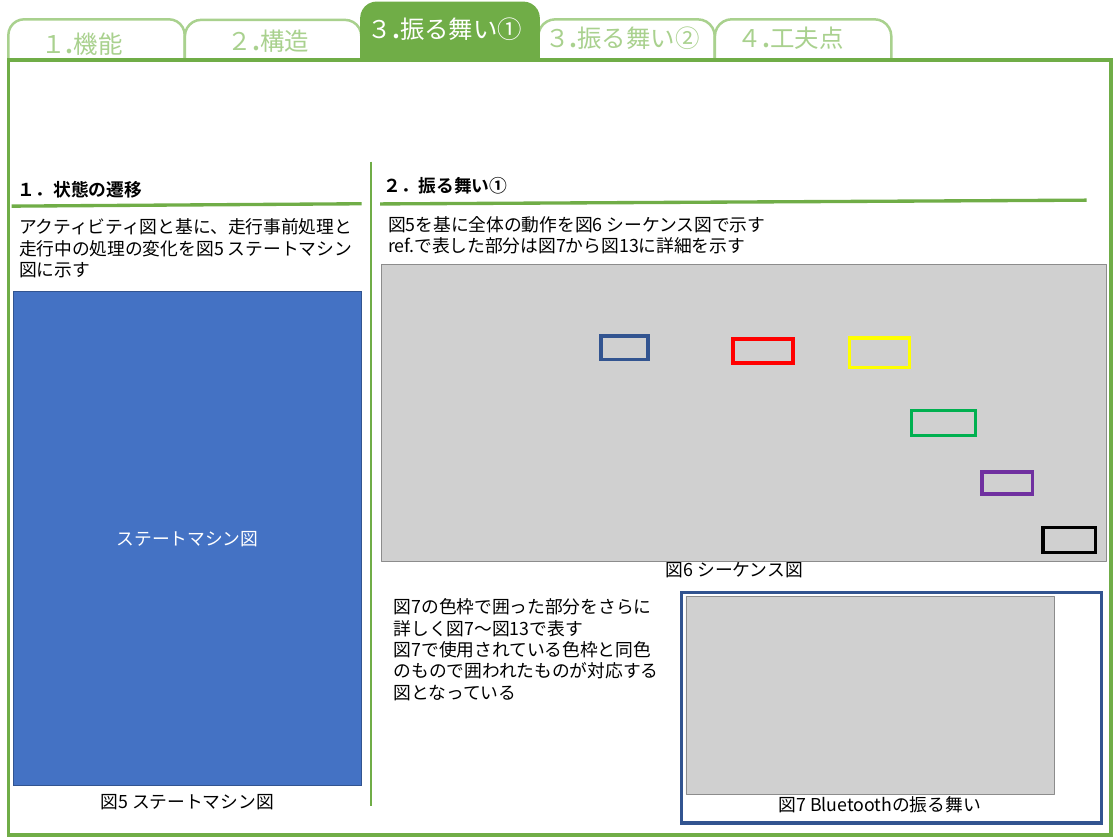
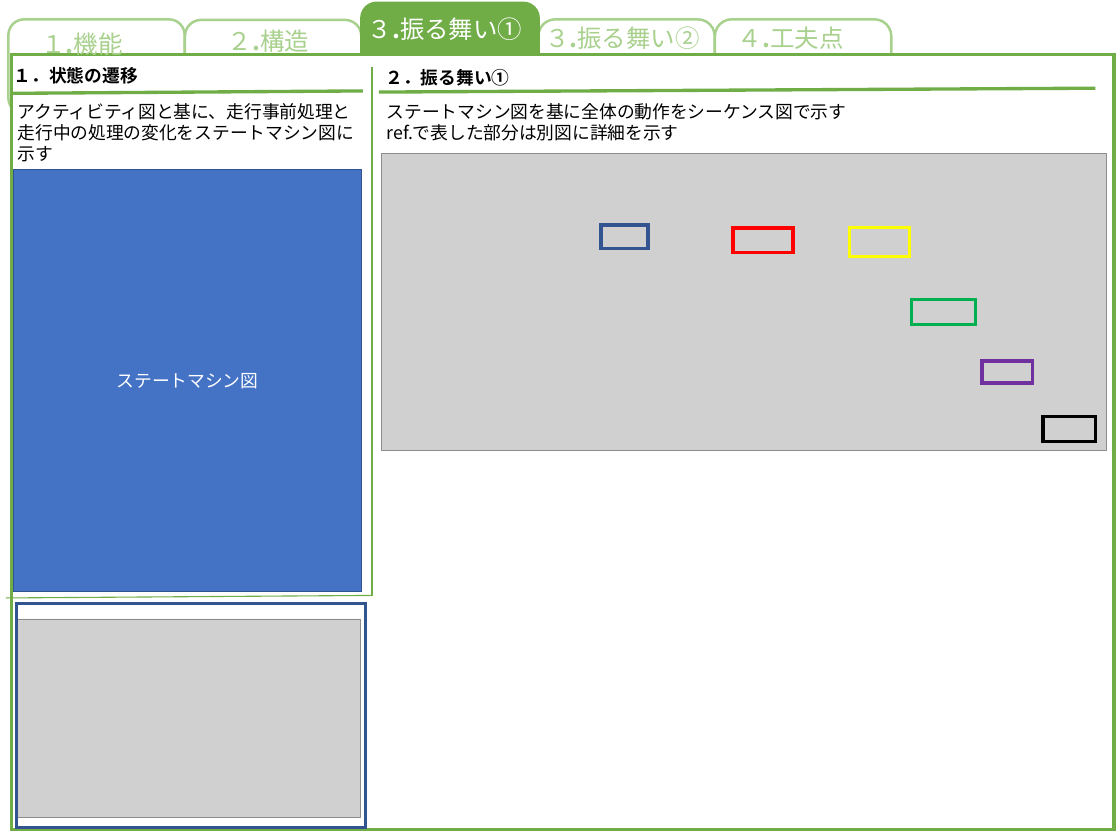
Before and after one commit to akita-lab-2019/model, a slide deck: slide 3 of PowerPoint/アブストラクト.pptx. Drawn at 1120x840 pixels with LibreOffice and Linux fonts; fonts in the diff are those of the drawing; grey boxes stand for pictures. Boxes give left, top, right and bottom in pixels: in the first picture for what was removed or moved away, otherwise in the second. Text is boxed around its words. In the diff, an @@ line names an element or a change of style, - is before the commit and + after.

```diff
--- a/PowerPoint/アブストラクト.pptx
+++ b/PowerPoint/アブストラクト.pptx
@@ rectangle: place and size @@
-rectangle at bbox=[9, 60, 1111, 835]
+rectangle at bbox=[12, 55, 1114, 830]
@@ text "１．状態の遷移": place and size @@
-text "１．状態の遷移" at bbox=[18, 181, 142, 198]
+text "１．状態の遷移" at bbox=[14, 67, 138, 84]
@@ line moved from (371, 162) - (371, 806) to (372, 66) - (372, 596) @@
@@ line moved from (380, 204) - (1086, 200) to (379, 92) - (1095, 88) @@
@@ line moved from (11, 206) - (362, 204) to (13, 94) - (363, 91) @@
@@ text at bbox=[18, 103, 355, 162]: text changed @@
-アクティビティ図と基に、走行事前処理と走行中の処理の変化を図5 ステートマシン図に示す
+アクティビティ図と基に、走行事前処理と走行中の処理の変化をステートマシン図に示す
@@ text at bbox=[387, 103, 847, 141]: text changed @@
-図5を基に全体の動作を図6 シーケンス図で示す
-ref.で表した部分は図7から図13に詳細を示す
+ステートマシン図を基に全体の動作をシーケンス図で示す
+ref.で表した部分は別図に詳細を示す
@@ rectangle "ステートマシン図": place and size @@
-rectangle "ステートマシン図" at bbox=[14, 291, 362, 786]
+rectangle "ステートマシン図" at bbox=[14, 169, 362, 592]
@@ 6 rectangles, 1 picture, 1 text: place and size @@
-6 rectangles, 1 picture, 1 text at bbox=[381, 177, 1106, 561]
+6 rectangles, 1 picture, 1 text at bbox=[381, 69, 1106, 450]
@@ text removed at bbox=[666, 558, 802, 582] @@
-図6 シーケンス図
@@ line added from (6, 598) to (372, 595), #70AD47 1 pt @@
@@ text removed at bbox=[394, 598, 652, 658] @@
-図7の色枠で囲った部分をさらに詳しく図7～図13で表す
-図7で使用されている色枠と同色のもので囲われたものが対応する図となっている
@@ picture: place and size @@
-picture at bbox=[686, 596, 1054, 794]
+picture at bbox=[16, 619, 361, 818]
@@ rectangle: place and size @@
-rectangle at bbox=[682, 592, 1102, 823]
+rectangle at bbox=[16, 604, 366, 827]
@@ text removed at bbox=[101, 794, 274, 810] @@
-図5 ステートマシン図
@@ text removed at bbox=[779, 793, 981, 813] @@
-図7 Bluetoothの振る舞い
```
Also in this commit, not shown: 5 other files.
